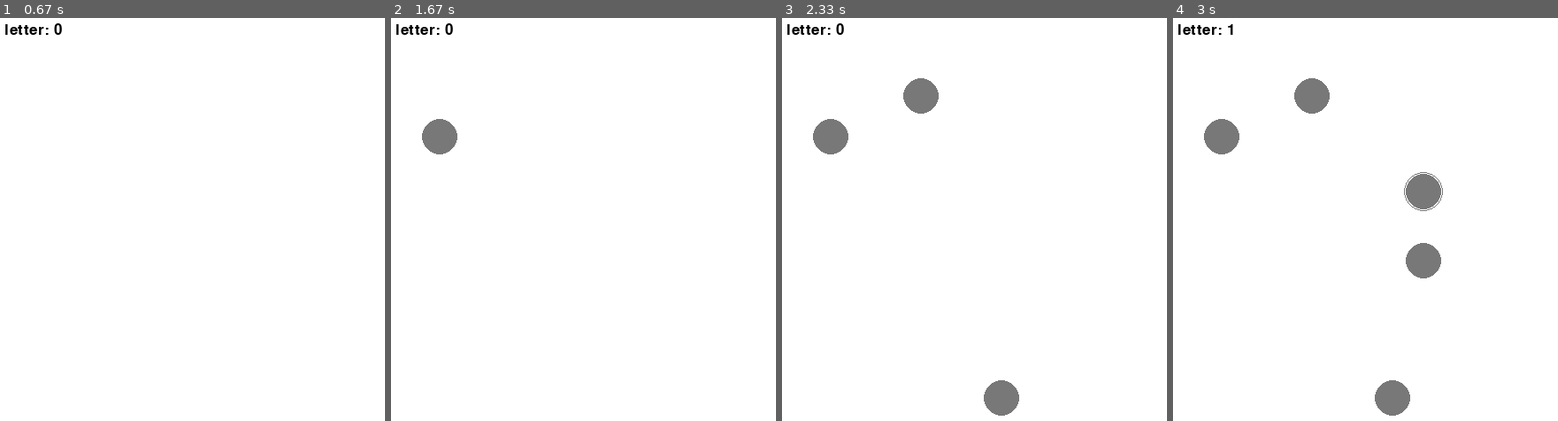
Above: before the commit, frames 1-4 (left to right).
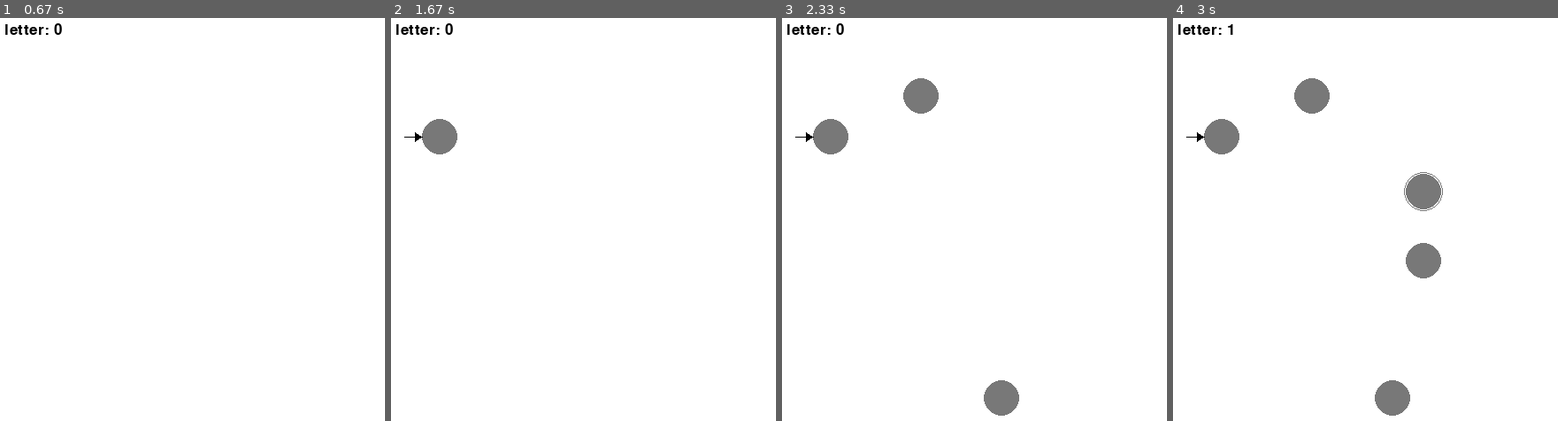
Above: after the commit, the same moments.

Repository: lukemcneil/dfa-game-pygame
Game: pygame game, started from main.py
The game is run twice, just before and just after one commit, with the same random seed, the same clock (stepped at 60 frames per second) and the same inputs.
Inputs (mouse positions are in pixels of both pictures, inside the frame that each line leads up to):
- Up to frame 1 (0.67 s): tap Enter at 0.33 s
- Up to frame 2 (1.67 s): click (571, 219) at 0.72 s; tap Enter at 1 s; press the mouse at (571, 219) at 1.37 s; move the mouse to (506, 179) at 1.47 s; release the mouse at (441, 134) at 1.6 s
- Up to frame 3 (2.33 s): click (920, 94) at 1.72 s; click (1001, 396) at 2.05 s
- Up to frame 4 (3 s): click (1423, 259) at 2.38 s; tap 1 at 2.73 s; click (1423, 191) at 2.75 s; tap E at 2.82 s

Frame 1 is identical in both runs. In frame 2, less than 0.1% of the frame differs, in the area x 3-9%, y 28-31%; in frame 3, less than 0.1%; in frame 4, less than 0.1%.

Commit message:
added dfa run function

Diff:
--- a/dfa_types.py
+++ b/dfa_types.py
@@ -5,7 +5,22 @@
 		self.edges : dict[str, State] = {}
 		self.is_accept_state : bool = False
 
+	def run(self, input : str) -> bool:
+		if (input == ""):
+			return self.is_accept_state
+		else:
+			if input[0] in self.edges:
+				return self.edges[input[0]].run(input[1:])
+			else:
+				return False
+
 class DFA:
 	def __init__(self, states):
 		self.states : list[State] = states
 		self.start_state : "State | None" = None
+
+	def run(self, input : str) -> bool:
+		if self.start_state:
+			return self.start_state.run(input)
+		else:
+			return False
--- a/main.py
+++ b/main.py
@@ -44,6 +44,8 @@
 			if canPutCircleHere(mouse_position):
 				new_state = State(list(mouse_position))
 				dfa.states.append(new_state)
+				if len(dfa.states) == 1:
+					dfa.start_state = new_state
 				dragged_circle = None
 			else:
 				dragged_state = getCircleAtPosition(mouse_position)
@@ -86,6 +88,8 @@
 					circle_at_pos.is_accept_state = not circle_at_pos.is_accept_state
 			elif event.key == pygame.K_s:
 				dfa.start_state = getCircleAtPosition(pygame.mouse.get_pos())
+			elif event.key == pygame.K_RETURN:
+				print(dfa.run("001"))
 
 	drawDFA(canvas, dfa, selected_letter)
 
